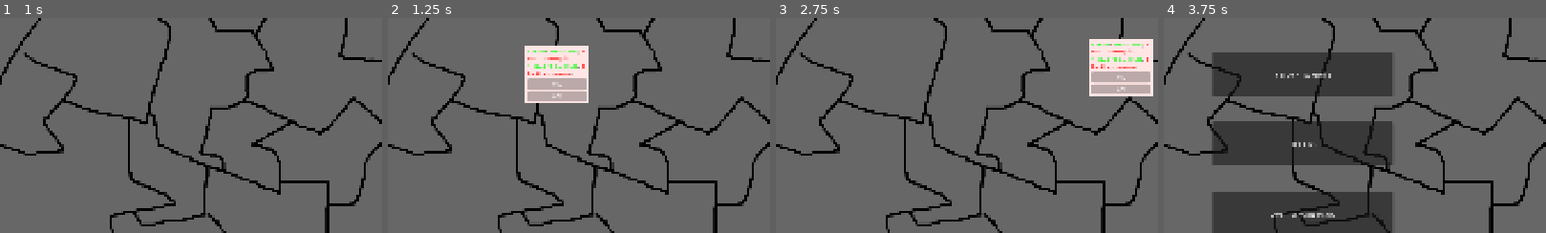
Above: before the commit, frames 1-4 (left to right).
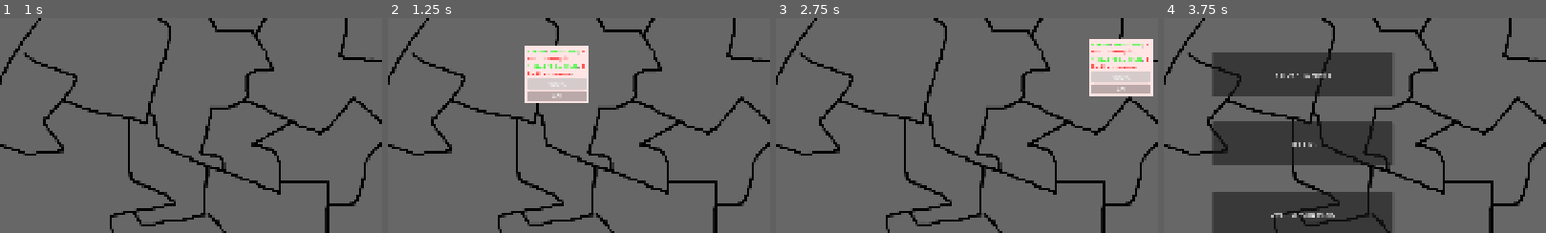
Above: after the commit, the same moments.

Repository: Orangechrisy/gmtk-game-jam-2026
Game: Godot game, scene res://Menus/MainMenu.tscn
Two runs of this game, one before a commit and one after it. Both use one fixed random seed, a clock stepped at 60 frames per second and the inputs below. Sound files missing from this copy of the repository are replaced by a short silence.
Inputs (mouse positions are % of the whole screen's width and height, from its top left):
- Up to frame 1 (1 s): click "START GAME" at 0.5 s
- Up to frame 2 (1.25 s): no input
- Up to frame 3 (2.75 s): click "PLACE ARMY" at 1.25 s; move the mouse to (72, 45) at 2.02 s; click (72, 45) at 2.17 s
- Up to frame 4 (3.75 s): click "PLACE ARMY" at 2.75 s; click "MENU" at 3.5 s
The pictures show only the part of the screen within x 32-82%, y 28-78%; the shares and areas given below are measured in that part.

Frame 1 is identical in both runs. In frame 2, 0.8% of the frame differs, in the area x 36-52%, y 28-34%; in frame 3, 0.7%; in frame 4, nothing differs.

Commit message:
music DONE

Diff:
--- /dev/null
+++ b/Audio/Music/music_manager.gd
@@ -0,0 +1,66 @@
+extends Node
+
+@onready var playing: bool = false
+@export var default_db: float = -17.0
+
+func _ready() -> void:
+	GameState.connect("province_owner_changed", add_track)
+
+	_reset()
+
+func _reset():
+	for track in get_children():
+		#print("track")
+		if track.playing:
+			var tween = create_tween()
+			tween.tween_property(track, "volume_linear", 0.0, 1.0)
+			tween.set_trans(Tween.TRANS_QUAD).set_ease(Tween.EASE_IN)
+			if is_inside_tree(): await tween.finished
+			if is_inside_tree(): await get_tree().create_timer(0.5).timeout
+			track.stop()
+		track.volume_db = default_db
+
+func start_base_track():
+	_reset()
+	await get_tree().create_timer(1.0,false).timeout
+	$"Capital (Base)".play()
+
+func get_current_time():
+	return $"Capital (Base)".get_playback_position()
+
+func add_track(province: Province):
+	var province_name = province.province_name
+	#print(province_name)
+	var time: float = get_current_time()
+	var track: AudioStreamPlayer
+	match province_name:
+		"Military":
+			track = $Military
+		"Farm":
+			track = $Farm
+		"Town":
+			track = $Town
+		"Villa":
+			track = $Villa
+		"City":
+			return
+		"Port":
+			track = $Port
+		"Mine":
+			track = $Mine
+		"Port":
+			track = $Port
+		"Church":
+			track = $Church
+		"Outskirts":
+			track = $Outskirts
+		_:
+			print("Error: cannot add music, unknown Province")
+			return
+	track.volume_linear = 0.0
+	track.play(time)
+	var tween = create_tween()
+	tween.set_parallel()
+	tween.tween_property(track, "volume_linear", db_to_linear(default_db), 1.0)
+	tween.set_trans(Tween.TRANS_QUAD).set_ease(Tween.EASE_IN)
+	await get_tree().create_timer(1.0).timeout
--- /dev/null
+++ b/Audio/Music/music_manager.tscn
@@ -0,0 +1,61 @@
+[gd_scene format=3 uid="uid://5ndpv4478vvq"]
+
+[ext_resource type="Script" uid="uid://u8cwoyvl347i" path="res://Audio/Music/music_manager.gd" id="1_7at3x"]
+[ext_resource type="AudioStream" uid="uid://cykmkflijh0ye" path="res://Audio/Music/capital theme.wav" id="2_lsojf"]
+[ext_resource type="AudioStream" uid="uid://b53phasuuffey" path="res://Audio/Music/church theme.wav" id="3_npfqx"]
+[ext_resource type="AudioStream" uid="uid://b66np6woe0it4" path="res://Audio/Music/farm theme.wav" id="4_kkx7i"]
+[ext_resource type="AudioStream" uid="uid://bh4778wr50kwe" path="res://Audio/Music/military theme.wav" id="5_xmt1h"]
+[ext_resource type="AudioStream" uid="uid://d0syqj27g3d2r" path="res://Audio/Music/mine theme.wav" id="6_7s7qv"]
+[ext_resource type="AudioStream" uid="uid://bio4jykqbu5bj" path="res://Audio/Music/outskirts theme.wav" id="7_51cxr"]
+[ext_resource type="AudioStream" uid="uid://chgufk7krbmw0" path="res://Audio/Music/port theme.wav" id="8_0fhrq"]
+[ext_resource type="AudioStream" uid="uid://c8ku3tg6sx6fx" path="res://Audio/Music/town theme.wav" id="9_2dnvw"]
+[ext_resource type="AudioStream" uid="uid://cd44ccbatloiq" path="res://Audio/Music/villa theme.wav" id="10_63cj8"]
+
+[node name="MusicManager" type="Node" unique_id=972379771]
+process_mode = 3
+script = ExtResource("1_7at3x")
+
+[node name="Capital (Base)" type="AudioStreamPlayer" parent="." unique_id=1306114728]
+stream = ExtResource("2_lsojf")
+volume_db = -17.0
+bus = &"Music"
+
+[node name="Church" type="AudioStreamPlayer" parent="." unique_id=78551235]
+stream = ExtResource("3_npfqx")
+volume_db = -17.0
+bus = &"Music"
+
+[node name="Farm" type="AudioStreamPlayer" parent="." unique_id=1190168673]
+stream = ExtResource("4_kkx7i")
+volume_db = -17.0
+bus = &"Music"
+
+[node name="Military" type="AudioStreamPlayer" parent="." unique_id=1642529419]
+stream = ExtResource("5_xmt1h")
+volume_db = -17.0
+bus = &"Music"
+
+[node name="Mine" type="AudioStreamPlayer" parent="." unique_id=539704522]
+stream = ExtResource("6_7s7qv")
+volume_db = -17.0
+bus = &"Music"
+
+[node name="Outskirts" type="AudioStreamPlayer" parent="." unique_id=1885190053]
+stream = ExtResource("7_51cxr")
+volume_db = -17.0
+bus = &"Music"
+
+[node name="Port" type="AudioStreamPlayer" parent="." unique_id=2098231620]
+stream = ExtResource("8_0fhrq")
+volume_db = -17.0
+bus = &"Music"
+
+[node name="Town" type="AudioStreamPlayer" parent="." unique_id=511400352]
+stream = ExtResource("9_2dnvw")
+volume_db = -17.0
+bus = &"Music"
+
+[node name="Villa" type="AudioStreamPlayer" parent="." unique_id=711764678]
+stream = ExtResource("10_63cj8")
+volume_db = -17.0
+bus = &"Music"
--- a/Events/event_scene.tscn
+++ b/Events/event_scene.tscn
@@ -2,6 +2,9 @@
 
 [ext_resource type="Script" uid="uid://cg6eb32fs7qab" path="res://Events/event_scene.gd" id="1_qshbi"]
 [ext_resource type="PackedScene" uid="uid://4yyww0bjv0og" path="res://Events/EventOptions/options_tooltip.tscn" id="3_086s4"]
+
+[sub_resource type="CanvasTexture" id="CanvasTexture_ptshn"]
+specular_color = Color(0, 0, 0, 1)
 
 [sub_resource type="StyleBoxEmpty" id="StyleBoxEmpty_g4v7s"]
 
@@ -20,6 +23,14 @@
 grow_horizontal = 2
 grow_vertical = 2
 script = ExtResource("1_qshbi")
+
+[node name="TextureRect" type="TextureRect" parent="." unique_id=442736359]
+modulate = Color(1, 1, 1, 0)
+layout_mode = 0
+offset_right = 1921.0
+offset_bottom = 1081.0
+mouse_filter = 0
+texture = SubResource("CanvasTexture_ptshn")
 
 [node name="CenterContainer" type="CenterContainer" parent="." unique_id=1859437871]
 layout_mode = 1
--- a/GameStructure/game_manager.gd
+++ b/GameStructure/game_manager.gd
@@ -131,7 +131,7 @@
 ## flip_provinces: Checks which provinces should flip owners, and flips owners if needed
 func flip_provinces() -> void:
 	for province in GameState.provinces:
-		if province.get_curr_owner() == province.Owner.KING and province.fervor > province.loyalty:
+		if (province.get_curr_owner() == province.Owner.KING) and (province.fervor > province.loyalty):
 			province.set_curr_owner(province.Owner.REBELS)
 
 ## how many events do we want to have happen?
--- a/GameStructure/game_state.gd
+++ b/GameStructure/game_state.gd
@@ -51,6 +51,7 @@
 signal armies_left_updated(new_armies_left)
 signal active_events(any_active)
 signal mouse_mode_updated(new_mode)
+signal province_owner_changed(province: Province)
 
 # Day
 
--- a/Map/map.gd
+++ b/Map/map.gd
@@ -5,6 +5,7 @@
 func _ready() -> void:
 	$MainInterface.connect("pause_game", pause_game)
 	$PauseMenu.connect("back_up", unpause_game)
+	MusicManager.start_base_track()
 	for child in $Provinces.get_children():
 		GameState.provinces.append(child)
 
--- a/Map/map.tscn
+++ b/Map/map.tscn
@@ -49,38 +49,49 @@
 province_name = "Military"
 potential_events = Array[ExtResource("2_lymsy")]([ExtResource("7_vhrv6")])
 event_location = Vector2(900, 380)
+loyalty = 100
 
 [node name="Farm" parent="Provinces" unique_id=1918935467 instance=ExtResource("1_5ej7w")]
 vertices = PackedVector2Array(996, 281, 1086, 228, 1164, 328, 1255, 332, 1305, 422, 1248, 433, 1241, 503, 1157, 522, 1127, 638, 1187, 650, 1183, 682, 1022, 614, 1022, 546, 993, 539, 1052, 318)
 province_name = "Farm"
+loyalty = 100
 
-[node name="City1" parent="Provinces" unique_id=305634748 instance=ExtResource("1_5ej7w")]
+[node name="Town" parent="Provinces" unique_id=305634748 instance=ExtResource("1_5ej7w")]
 vertices = PackedVector2Array(735, 285, 621, 445, 604, 597, 503, 589, 539, 527, 532, 373, 419, 385, 501, 335, 527, 189)
-province_name = "City1"
+province_name = "Town"
+loyalty = 100
 
 [node name="Villa" parent="Provinces" unique_id=448714367 instance=ExtResource("1_5ej7w")]
 vertices = PackedVector2Array(784, 628, 733, 549, 784, 499, 944, 554, 951, 700, 1057, 760, 911, 793, 910, 901, 627, 889, 611, 709, 555, 705, 561, 608, 613, 609, 700, 638)
 province_name = "Villa"
+loyalty = 100
 
-[node name="City2" parent="Provinces" unique_id=203984502 instance=ExtResource("1_5ej7w")]
+[node name="City" parent="Provinces" unique_id=203984502 instance=ExtResource("1_5ej7w")]
 vertices = PackedVector2Array(1030, 625, 1019, 537, 992, 530, 988, 561, 944, 554, 951, 700, 1057, 760, 964, 782, 987, 818, 1139, 793, 1144, 676)
-province_name = "City2"
+province_name = "City"
+loyalty = 100
+fervor = 150
 
 [node name="Mine" parent="Provinces" unique_id=1791617832 instance=ExtResource("1_5ej7w")]
 vertices = PackedVector2Array(1239, 510, 1160, 527, 1129, 637, 1187, 649, 1184, 680, 1330, 734, 1326, 644, 1264, 614, 1352, 553)
 province_name = "Mine"
+loyalty = 100
+fervor = 150
 
 [node name="Port" parent="Provinces" unique_id=1295366853 instance=ExtResource("1_5ej7w")]
 vertices = PackedVector2Array(1266, 333, 1311, 417, 1242, 427, 1246, 501, 1426, 580, 1517, 496, 1606, 582, 1673, 556, 1623, 510, 1595, 405, 1477, 397, 1491, 295, 1335, 242)
 province_name = "Port"
+loyalty = 100
 
 [node name="Church" parent="Provinces" unique_id=1489639061 instance=ExtResource("1_5ej7w")]
 vertices = PackedVector2Array(1446, 716, 1330, 697, 1323, 644, 1268, 611, 1352, 553, 1426, 580, 1517, 496, 1606, 582, 1542, 647, 1518, 757, 1448, 760)
 province_name = "Church"
+loyalty = 100
 
 [node name="Outskirts" parent="Provinces" unique_id=1740394256 instance=ExtResource("1_5ej7w")]
 vertices = PackedVector2Array(328, 987, 302, 882, 222, 849, 273, 503, 380, 506, 354, 668, 544, 738, 553, 709, 603, 704, 623, 887, 438, 902, 404, 1023)
 province_name = "Outskirts"
+loyalty = 150
 
 [node name="MainInterface" parent="." unique_id=1175301398 instance=ExtResource("8_ry46t")]
 
--- a/Map/province.gd
+++ b/Map/province.gd
@@ -28,9 +28,6 @@
 
 enum Counter {FOODY, FOODC, GOLDY, GOLDC, LOYALTY, FERVOR}
 enum Owner {KING, REBELS}
-
-# Signals
-signal province_owner_changed(province: Province)
 
 var has_army: bool = false
 
@@ -64,7 +61,7 @@
 	for effect in loss_effects_passive:
 		effect.do_effect()
 	# TODO: do other effects through this?
-	province_owner_changed.emit(self)
+	GameState.province_owner_changed.emit(self)
 
 func do_loss_effects_passive() -> void:
 	for effect in loss_effects_passive:
--- /dev/null
+++ b/default_bus_layout.tres
@@ -0,0 +1,10 @@
+[gd_resource type="AudioBusLayout" format=3 uid="uid://b0r4jt2txcx4"]
+
+[resource]
+bus/0/volume_db = 0.46499825
+bus/1/name = &"Music"
+bus/1/solo = false
+bus/1/mute = false
+bus/1/bypass_fx = false
+bus/1/volume_db = 0.26724052
+bus/1/send = &"Master"
--- a/project.godot
+++ b/project.godot
@@ -15,12 +15,17 @@
 config/features=PackedStringArray("4.7", "GL Compatibility")
 config/icon="res://icon.svg"
 
+[audio]
+
+buses/default_bus_layout="uid://qci60idsbu0y"
+
 [autoload]
 
 GameManager="*uid://ru08p4loo8jb"
 GameState="*uid://cg7f0d3hrsugo"
 TextManager="*uid://cbdwym1ikpuel"
 EventScene="*uid://dxd0a1wsh1fpq"
+MusicManager="*uid://5ndpv4478vvq"
 
 [display]
 
Not shown, added: Audio/Music/capital theme.wav.import
Not shown, added: Audio/Music/church theme.wav.import
Not shown, added: Audio/Music/farm theme.wav.import
Not shown, added: Audio/Music/military theme.wav.import
Not shown, added: Audio/Music/mine theme.wav.import
Not shown, added: Audio/Music/music_manager.gd.uid
Not shown, added: Audio/Music/outskirts theme.wav.import
Not shown, added: Audio/Music/port theme.wav.import
Not shown, added: Audio/Music/town theme.wav.import
Not shown, added: Audio/Music/villa theme.wav.import
Not shown, added: Audio/Music/capital theme.wav
Not shown, added: Audio/Music/church theme.wav
(and 7 more such lines)
